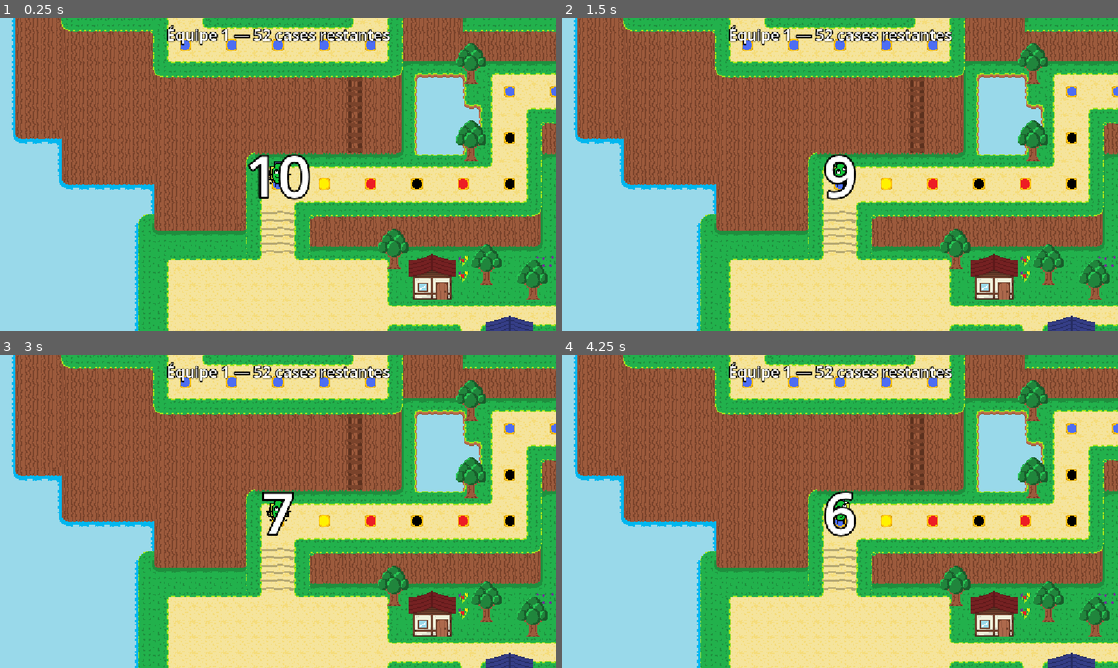
Above: before the commit, frames 1-4 (two rows, left to right).
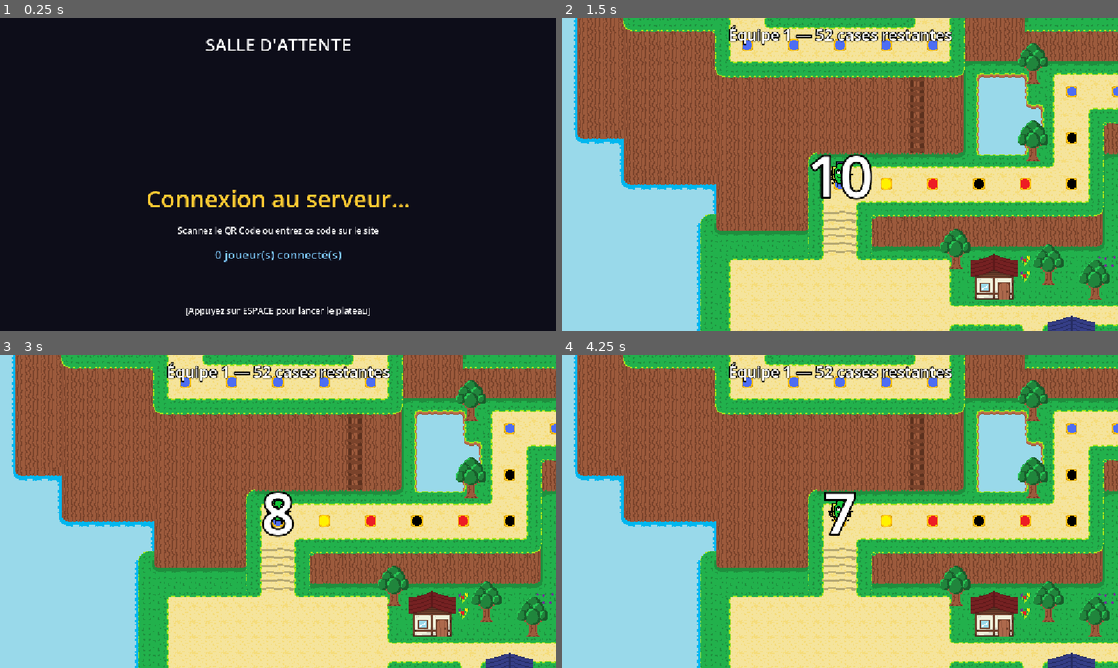
Above: after the commit, the same moments.

Repository: AlexisRnx/Dookey
Game: Godot game, scene res://Scenes/lobby.tscn
Same seed, same stepped clock (60 frames per second), same inputs: the game is played once before the commit and once after it. Before the commit the project starts from res://Scenes/game.tscn.
Inputs (mouse positions are in pixels of both pictures, inside the frame that each line leads up to):
- Up to frame 1 (0.25 s): no input
- Up to frame 2 (1.5 s): tap Space at 0.5 s; move the mouse to (962, 158) at 0.52 s; click (962, 158) at 0.67 s; tap Enter (ui_accept) at 0.77, 1.25 s; move the mouse to (728, 190) at 1.27 s; click (728, 190) at 1.42 s
- Up to frame 3 (3 s): tap Enter (ui_accept) at 1.52 s; move the mouse to (333, 442) at 2.02 s; click (333, 442) at 2.17 s; move the mouse to (250, 574) at 2.77 s; click (250, 574) at 2.92 s
- Up to frame 4 (4.25 s): tap Enter (ui_accept) at 3.02, 3.5, 3.77 s; move the mouse to (1006, 558) at 3.52 s; click (1006, 558) at 3.67 s

The runs differ from the first frame. In frame 1, 100% of the frame differs, in the area x 0-100%, y 0-100%; in frame 2, 1.1%; in frame 3, 0.5%; in frame 4, 0.6%.

Commit message:
Correction bug qrcode

Diff:
--- a/dookey-ascension/Scenes/lobby.tscn
+++ b/dookey-ascension/Scenes/lobby.tscn
@@ -1,6 +1,6 @@
-[gd_scene load_steps=2 format=3 uid="uid://dedbfklobbys"]
+[gd_scene load_steps=2 format=3]
 
-[ext_resource type="Script" path="res://Scripts/lobby.gd" id="1_lobbys"]
+[ext_resource type="Script" path="res://Scripts/lobby.gd" id="1"]
 
 [node name="Lobby" type="Control"]
 layout_mode = 3
--- a/dookey-ascension/Scripts/websocket_server.gd
+++ b/dookey-ascension/Scripts/websocket_server.gd
@@ -15,7 +15,7 @@
 var _ws := WebSocketPeer.new()
 var est_connecte := false
 # On pointe par défaut sur le serveur Render pour faciliter les tests depuis l'éditeur
-var URL := "wss://dookey-h1if.onrender.com/game"
+var URL := "wss://dookey-h1if.onrender.com/?clientType=game"
 var etat_courant : String = "LOBBY_ATTENTE"
 var code_salle_actuel : String = ""
 
@@ -24,9 +24,13 @@
 		var host = JavaScriptBridge.eval("window.location.host")
 		var protocol = JavaScriptBridge.eval("window.location.protocol == 'https:' ? 'wss:' : 'ws:'")
 		if host and protocol:
-			URL = "%s//%s/game" % [protocol, host]
+			URL = "%s//%s/?clientType=game" % [protocol, host]
 
-	var err := _ws.connect_to_url(URL)
+	var tls : TLSOptions = null
+	if URL.begins_with("wss://"):
+		tls = TLSOptions.client_unsafe()
+
+	var err := _ws.connect_to_url(URL, tls)
 	if err != OK:
 		push_error("[WS Client] Impossible de se connecter au Node Serveur URL:", URL)
 		return
@@ -51,9 +55,14 @@
 				_traiter_message(message)
 
 		WebSocketPeer.STATE_CLOSED:
+			var code = _ws.get_close_code()
+			var reason = _ws.get_close_reason()
 			if est_connecte:
-				print("[WS Client] Connexion perdue.")
+				print("[WS Client] Déconnecté du serveur. Code:", code, " Raison:", reason)
 				est_connecte = false
+			else:
+				if code != -1 or reason != "":
+					print("[WS Client] Échec de la connexion. Code:", code, " Raison: ", reason)
 
 func _traiter_message(message: String) -> void:
 	if message.begins_with("ROOM_CREATED:"):
--- a/dookey-ascension/project.godot
+++ b/dookey-ascension/project.godot
@@ -11,7 +11,7 @@
 [application]
 
 config/name="Dookey Ascension"
-run/main_scene="uid://bcd6nfk1an0rr"
+run/main_scene="res://Scenes/lobby.tscn"
 config/features=PackedStringArray("4.5", "Forward Plus")
 config/icon="res://icon.svg"
 
Not shown: 1 places in dookey-ascension/Scenes/lobby.tscn that only renumber resources
Not shown, changed: Node_Server/godot/Dookey Ascension.html
Not shown, changed: Node_Server/godot/Dookey Ascension.pck
